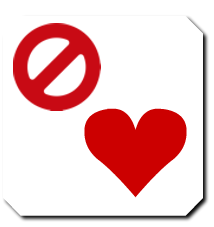
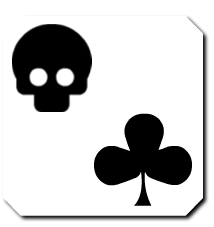
The second 214px x 227px image is a revision of the first. Changes to its layers:
added layer "skull.png" above "ban (1).png" over left=12, top=23, right=128, bottom=128
hid "Copy of ban (1).png" over left=12, top=23, right=120, bottom=171
hid "hearts_02.png" over left=12, top=23, right=192, bottom=206
showed "Background" over left=12, top=23, right=192, bottom=206
